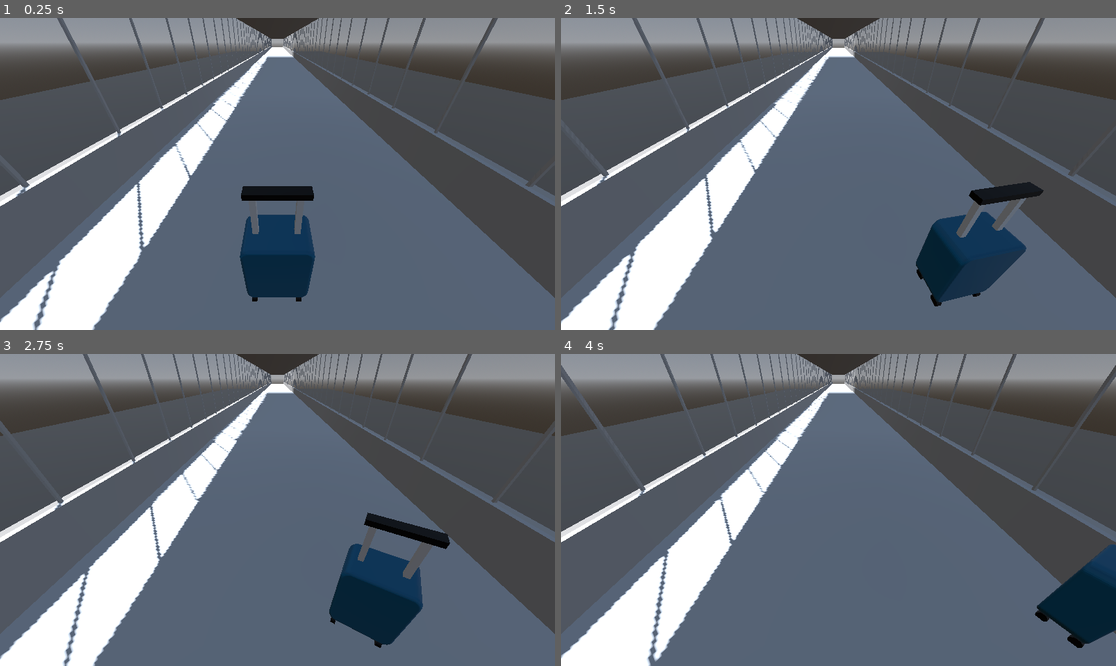
Above: before the commit, frames 1-4 (two rows, left to right).
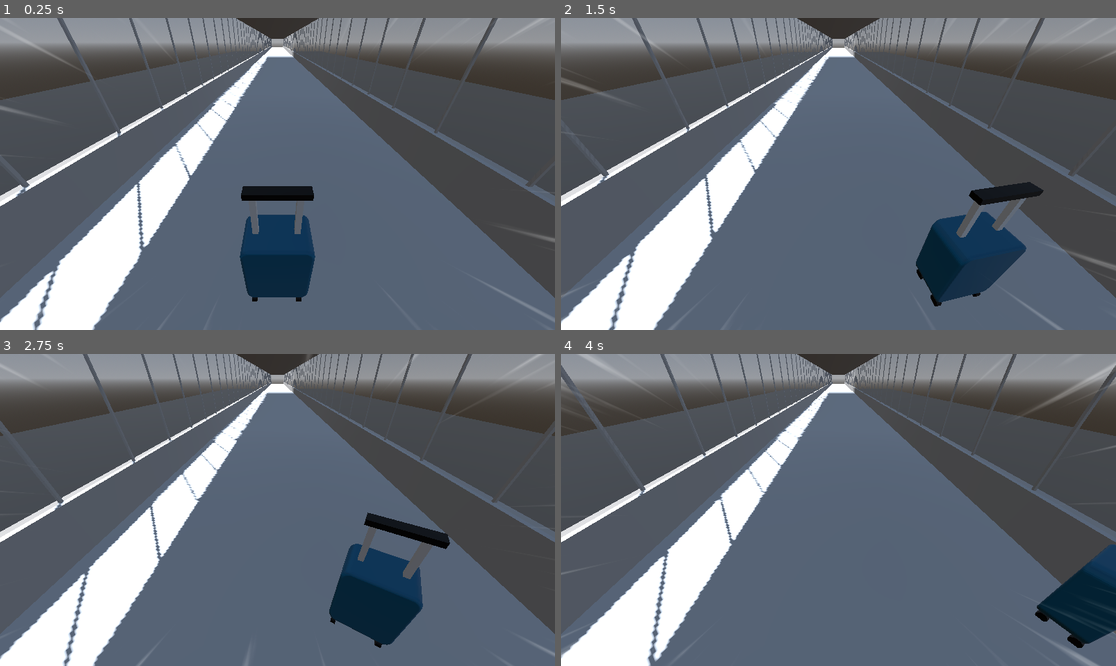
Above: after the commit, the same moments.

Repository: emilyallerdings/gwj81-expedition
Game: Godot game, scene res://Scenes/main.tscn
The game is run twice, just before and just after one commit, with the same random seed, the same clock (stepped at 60 frames per second) and the same inputs.
Inputs (mouse positions are in pixels of both pictures, inside the frame that each line leads up to):
- Up to frame 1 (0.25 s): no input
- Up to frame 2 (1.5 s): move the mouse to (960, 158) at 0.52 s; hold D (right) 0.53-1.28 s; move the mouse to (727, 189) at 1.27 s; hold A (left) from 1.28 s (still down)
- Up to frame 3 (2.75 s): move the mouse to (333, 441) at 2.02 s; release A (left) at 2.03 s; hold D (right) from 2.03 s (still down)
- Up to frame 4 (4 s): move the mouse to (810, 572) at 2.77 s; move the mouse to (1005, 556) at 3.52 s; release D (right) at 3.53 s; hold A (left) from 3.53 s (still down)

The runs differ from the first frame. In frame 1, 0.2% of the frame differs, in the area x 0-100%, y 0-98%; in frame 2, 0.3%; in frame 3, 0.1%; in frame 4, 0.4%, in the area x 0-100%, y 0-100%.

Commit message:
Added some cool speed shaders

Diff:
--- /dev/null
+++ b/Assets/pulse_text.gdshader
@@ -0,0 +1,14 @@
+shader_type canvas_item;
+
+uniform vec4 ending_color : source_color = vec4(1, 0.295, 0.994, 1);
+uniform vec4 beginning_color : source_color = vec4(1, 0.681, 0.984, 1);
+uniform float pulse_speed = 5.0;
+
+void fragment() {
+	 float pulse = sin(TIME * pulse_speed) * 0.5 + 0.5;
+	 float smooth_pulse = smoothstep(0.0, 1.0, pulse);
+
+	vec4 text_color = mix(beginning_color, ending_color, smooth_pulse);
+	COLOR = vec4(text_color.rgb, COLOR.a);
+
+}
--- /dev/null
+++ b/Assets/speed_lines.gdshader
@@ -0,0 +1,59 @@
+shader_type canvas_item;
+
+
+uniform sampler2D noise: repeat_enable;
+uniform vec4 line_color: source_color;
+uniform float line_count: hint_range(0.0, 2.0, 0.05) = 0.5;
+uniform float line_density: hint_range(0.0, 1.0) = 0.5;
+uniform float line_faloff: hint_range(0.0, 1.0) = 0.25;
+uniform float mask_size: hint_range(0.0, 1.0) = 0.1;
+uniform float mask_edge: hint_range(0.0, 1.0) = 0.5;
+uniform float animation_speed: hint_range(1.0, 20.0) = 0.5;
+
+
+
+
+float inv_lerp(float from, float to, float value){
+  return (value - from) / (to - from);
+}
+
+
+
+
+vec2 polar_coordinates(vec2 uv, vec2 center, float zoom, float repeat)
+{
+	vec2 dir = uv - center;
+	float radius = length(dir) * 2.0;
+	float angle = atan(dir.y, dir.x) * 1.0/(PI * 2.0);
+	return mod(vec2(radius * zoom, angle * repeat), 1.0);
+}
+
+
+
+
+vec2 rotate_uv(vec2 uv, vec2 pivot, float rotation) {
+    float cosa = cos(rotation);
+    float sina = sin(rotation);
+    uv -= pivot;
+    return vec2(
+        cosa * uv.x - sina * uv.y,
+        cosa * uv.y + sina * uv.x
+    ) + pivot;
+}
+
+
+
+
+void fragment(){
+	vec2 polar_uv = polar_coordinates(rotate_uv(UV, vec2(0.5), floor(fract(TIME) * animation_speed) ) , vec2(0.5), 0.01, line_count);
+	vec3 lines = texture(noise, polar_uv).rgb;
+
+	float mask_value = length(UV - vec2(0.5));
+	float mask = inv_lerp(mask_size, mask_edge, mask_value);
+	float result = 1.0 - (mask * line_density);
+
+	result = smoothstep(result, result + line_faloff, lines.r);
+
+	COLOR.rgb = vec3(line_color.rgb);
+	COLOR.a = min(line_color.a, result);
+}
--- /dev/null
+++ b/Assets/speed_lines_material.tres
@@ -0,0 +1,20 @@
+[gd_resource type="ShaderMaterial" load_steps=4 format=3 uid="uid://bwfcdgloump5l"]
+
+[ext_resource type="Shader" uid="uid://bdihhwuhk1cn8" path="res://Assets/speed_lines.gdshader" id="1_8qnws"]
+
+[sub_resource type="FastNoiseLite" id="FastNoiseLite_8qnws"]
+frequency = 0.098
+
+[sub_resource type="NoiseTexture2D" id="NoiseTexture2D_qkw7x"]
+noise = SubResource("FastNoiseLite_8qnws")
+
+[resource]
+shader = ExtResource("1_8qnws")
+shader_parameter/noise = SubResource("NoiseTexture2D_qkw7x")
+shader_parameter/line_color = Color(1, 1, 1, 1)
+shader_parameter/line_count = 2.0
+shader_parameter/line_density = 0.3
+shader_parameter/line_faloff = 0.75
+shader_parameter/mask_size = 0.1
+shader_parameter/mask_edge = 0.5
+shader_parameter/animation_speed = 10.0
--- a/Scenes/main.tscn
+++ b/Scenes/main.tscn
@@ -7,6 +7,7 @@
 [ext_resource type="Script" uid="uid://clhf3pglcbiyf" path="res://Scripts/pillars.gd" id="3_jjvhh"]
 [ext_resource type="BoxMesh" uid="uid://dxbiwm4aixnwi" path="res://Assets/window.tres" id="6_hptm8"]
 [ext_resource type="PackedScene" uid="uid://chp52opwuhulv" path="res://Scenes/player.tscn" id="7_6bp64"]
+[ext_resource type="Material" uid="uid://bwfcdgloump5l" path="res://Assets/speed_lines_material.tres" id="7_344ge"]
 
 [sub_resource type="MultiMesh" id="MultiMesh_21xkr"]
 transform_format = 1
@@ -126,6 +127,24 @@
 current = true
 fov = 80.0
 
+[node name="Speed Lines" type="Control" parent="MainCamera"]
+layout_mode = 3
+anchors_preset = 15
+anchor_right = 1.0
+anchor_bottom = 1.0
+grow_horizontal = 2
+grow_vertical = 2
+
+[node name="ColorRect" type="ColorRect" parent="MainCamera/Speed Lines"]
+material = ExtResource("7_344ge")
+layout_mode = 1
+anchors_preset = 15
+anchor_right = 1.0
+anchor_bottom = 1.0
+grow_horizontal = 2
+grow_vertical = 2
+color = Color(1, 1, 1, 0)
+
 [node name="DirectionalLight3D" type="DirectionalLight3D" parent="."]
 transform = Transform3D(0.602206, -0.740214, 0.299052, 0.210739, 0.508695, 0.834756, -0.770025, -0.439673, 0.462331, 0, 0, 0)
 light_bake_mode = 1
--- a/Scenes/main_menu.tscn
+++ b/Scenes/main_menu.tscn
@@ -97,7 +97,6 @@
 transform = Transform3D(-0.815614, -0.17541, 0.551366, 0, 0.952938, 0.303165, -0.578596, 0.247266, -0.77723, 25.7932, 17.8789, 20.6814)
 
 [node name="Main Menu UI" type="Control" parent="Main Menu"]
-visible = false
 layout_mode = 3
 anchors_preset = 15
 anchor_right = 1.0
@@ -255,6 +254,7 @@
 transform = Transform3D(0.702745, 0.232159, -0.672497, 0, 0.945259, 0.326321, 0.711442, -0.229321, 0.664276, 39.0334, 16.8401, -22.1463)
 
 [node name="Selection Menu UI" type="Control" parent="Selection Menu"]
+visible = false
 layout_mode = 3
 anchors_preset = 15
 anchor_right = 1.0
--- a/Scripts/main.gd
+++ b/Scripts/main.gd
@@ -2,11 +2,15 @@
 
 @onready var player: CharacterBody3D = $Player
 @onready var main_camera: Camera3D = $MainCamera
+#@onready var speed_lines = $"MainCamera/Speed Lines"
+
+#@onready var speed_tweener := get_tree().create_tween().set_loops()
+#var shader_material : ShaderMaterial = preload("res://Assets/speed_lines_material.tres")
 
 # Called when the node enters the scene tree for the first time.
 func _ready() -> void:
-	pass
-	#SoundBus.song_1.play()
+	SoundBus.song_1.play()
+	#start_speed_lines()
 
 
 # Called every frame. 'delta' is the elapsed time since the previous frame.
@@ -14,4 +18,7 @@
 	main_camera.global_position.z = $Player.global_position.z - 2.5
 	pass
 
+#func start_speed_lines() -> void:
+	#speed_tweener.tween_property(shader_material, "shader_parameter/sample_radius", 1.0, 0.5).as_relative()
+	#speed_tweener.tween_property(shader_material, "shader_parameter/sample_radius", 0.0, 0.5).as_relative()
 # YAY
Not shown, added: Assets/pulse_text.gdshader.uid
Not shown, added: Assets/speed_lines.gdshader.uid
Not shown: 1 places in Scenes/main.tscn that only renumber resources
